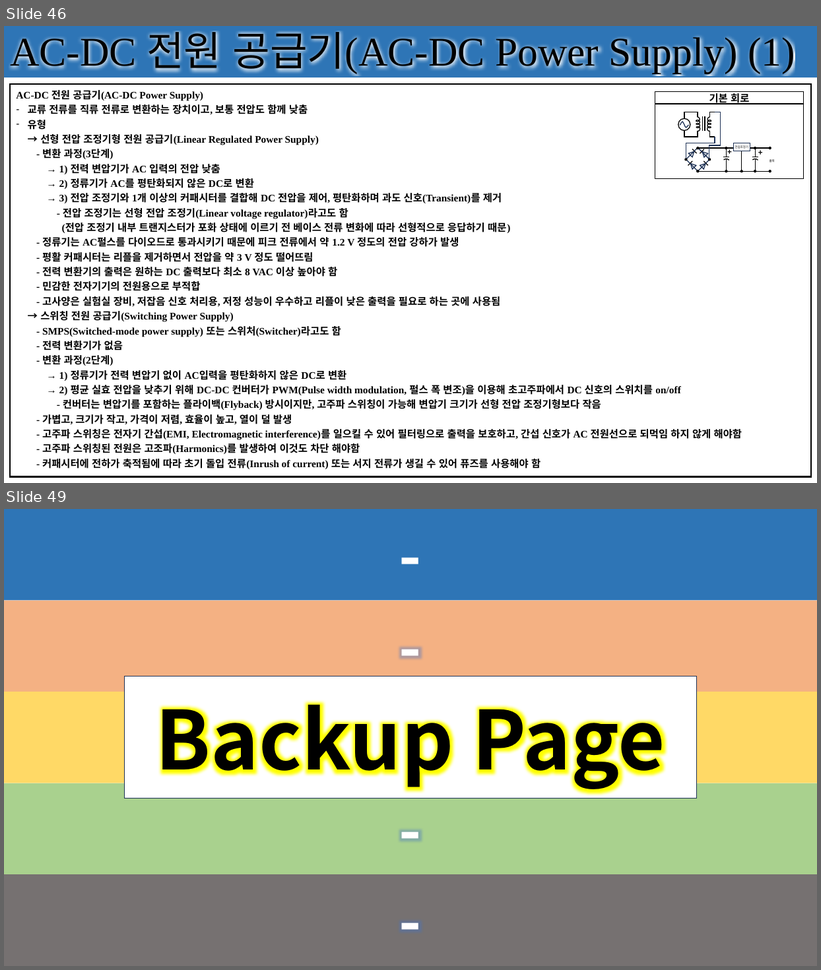
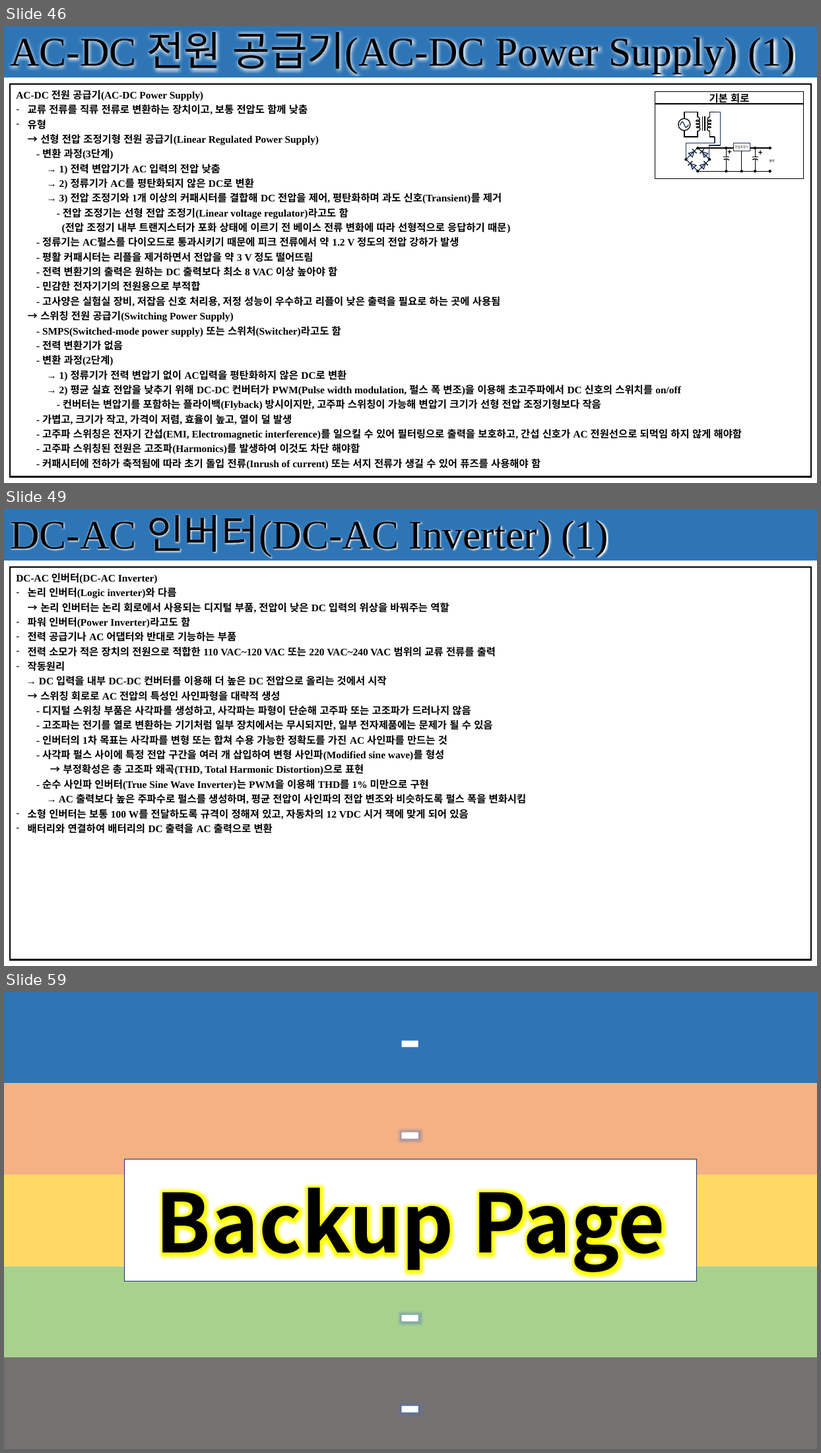
Before and after one commit to seonghokim/Study, a slide deck: Study Material/[KOR] Basic Electrical Circuit.pptx. Shown one above the other, each under a label of ours: slides 46 and 49 before the commit, slides 46, 49 and 59 after it; the slides between them are not shown. The pictures are 821x970 and 821x1453 pixels, drawn with LibreOffice and Linux fonts; fonts in the diff are those of the drawing. Boxes give left, top, right and bottom in pixels: in the first picture for what was removed or moved away, otherwise in the second. Text is boxed around its words. In the diff, an @@ line names an element or a change of style, - is before the commit and + after.

```diff
--- a/Study Material/[KOR] Basic Electrical Circuit.pptx
+++ b/Study Material/[KOR] Basic Electrical Circuit.pptx
@@ slide 49 added at (x1=4, y1=509, x2=817, y2=966), background #FFFFFF; not listed: 1 template element that a slide beside it also shows @@
@@ rectangle added at (x1=4, y1=509, x2=817, y2=561), fill #2E75B6, 48 pt, text #000000 @@
+DC-AC 인버터(DC-AC Inverter) (1)
@@ table added at (x1=10, y1=567, x2=812, y2=960), 1 rows, 1 columns @@
+DC-AC 인버터(DC-AC Inverter) / 논리 인버터(Logic inverter)와 다름 / → 논리 인버터는 논리 회로에서 사용되는 디지털 부품, 전압이 낮은 DC 입력의 위상을 바꿔주는 역할 / 파워 인버터(Power Inverter)라고도 함 / 전력 공급기나 AC 어댑터와 반대로 기능하는 부품 / 전력 소모가 적은 장치의 전원으로 적합한 110 VAC~120 VAC 또는 220 VAC~240 VAC 범위의 교류 전류를 출력 / 작동원리 / → DC 입력을 내부 DC-DC 컨버터를 이용해 더 높은 DC 전압으로 올리는 것에서 시작 / → 스위칭 회로로 AC 전압의 특성인 사인파형을 대략적 생성 / - 디지털 스위칭 부품은 사각파를 생성하고, 사각파는 파형이 단순해 고주파 또는 고조파가 드러나지 않음 / - 고조파는 전기를 열로 변환하는 기기처럼 일부 장치에서는 무시되지만, 일부 전자제품에는 문제가 될 수 있음 / - 인버터의 1차 목표는 사각파를 변형 또는 합쳐 수용 가능한 정확도를 가진 AC 사인파를 만드는 것 / - 사각파 펄스 사이에 특정 전압 구간을 여러 개 삽입하여 변형 사인파(Modified sine wave)를 형성 / → 부정확성은 총 고조파 왜곡(THD, Total Harmonic Distortion)으로 표현 / - 순수 사인파 인버터(True Sine Wave Inverter)는 PWM을 이용해 THD를 1% 미만으로 구현 / → AC 출력보다 높은 주파수로 펄스를 생성하며, 평균 전압이 사인파의 전압 변조와 비슷하도록 펄스 폭을 변화시킴 / 소형 인버터는 보통 100 W를 전달하도록 규격이 정해져 있고, 자동차의 12 VDC 시거 잭에 맞게 되어 있음 / 배터리와 연결하여 배터리의 DC 출력을 AC 출력으로 변환
@@ what was slide 49 is now slide 59 @@
```
Also in this commit, not shown: 3 slides changed, 9 other slides added.
